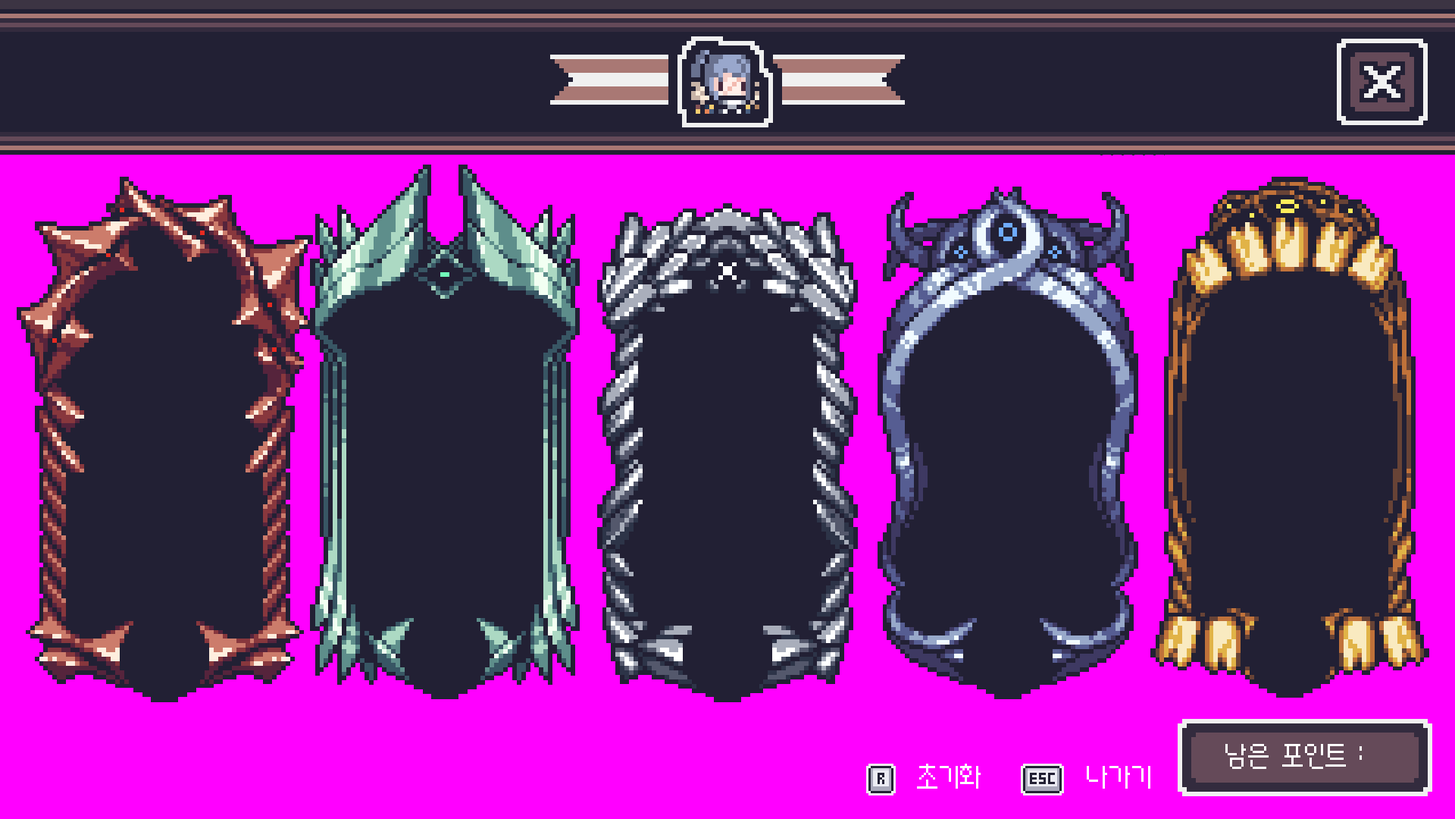
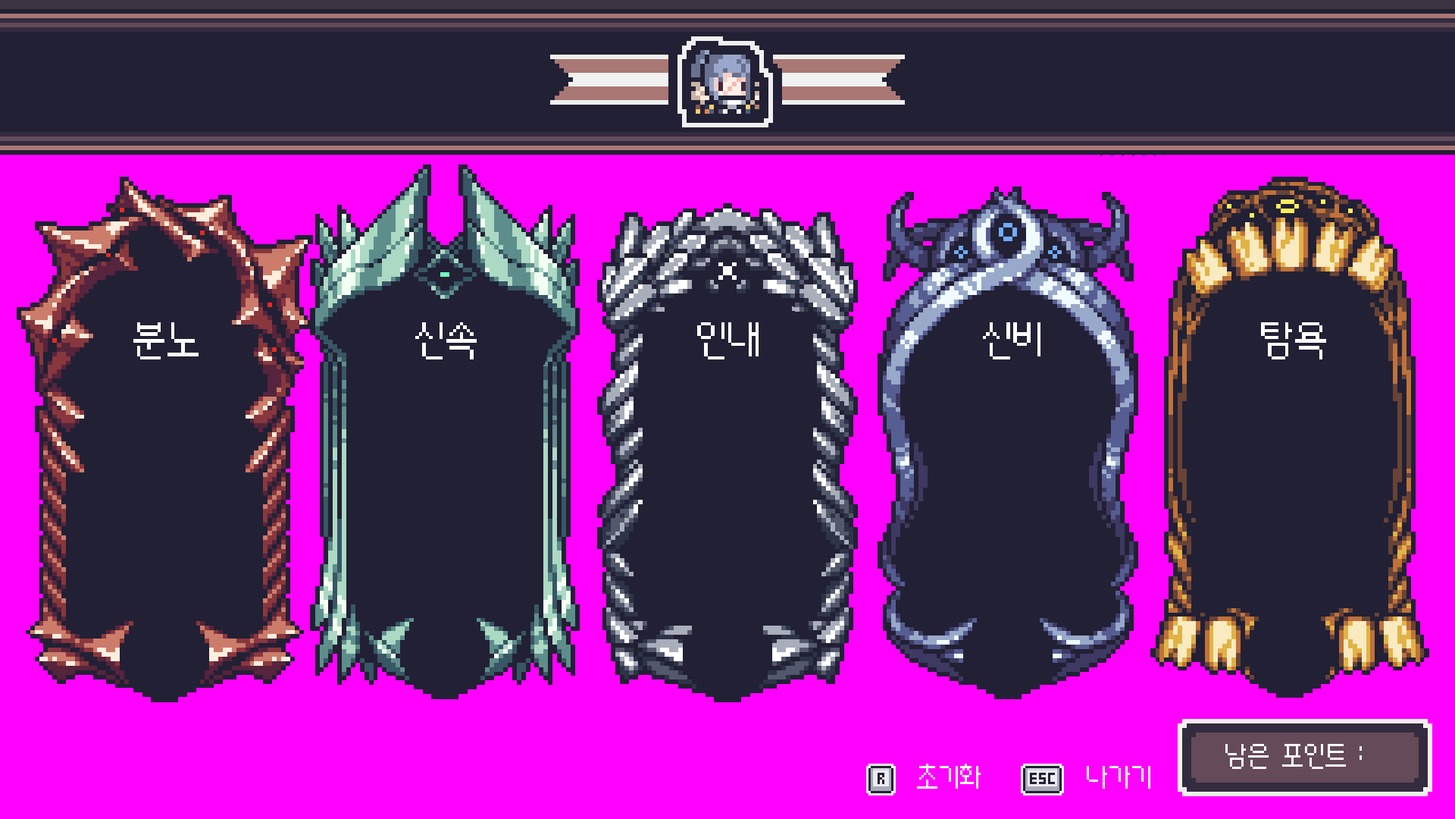
Revision of a layered w=1455, h=819 image; what changed, layer by layer:
added layer "레이어 10" above "레이어 6" over bbox(133, 306, 1327, 365)
painted on "레이어 7" over bbox(1337, 38, 1429, 126)
